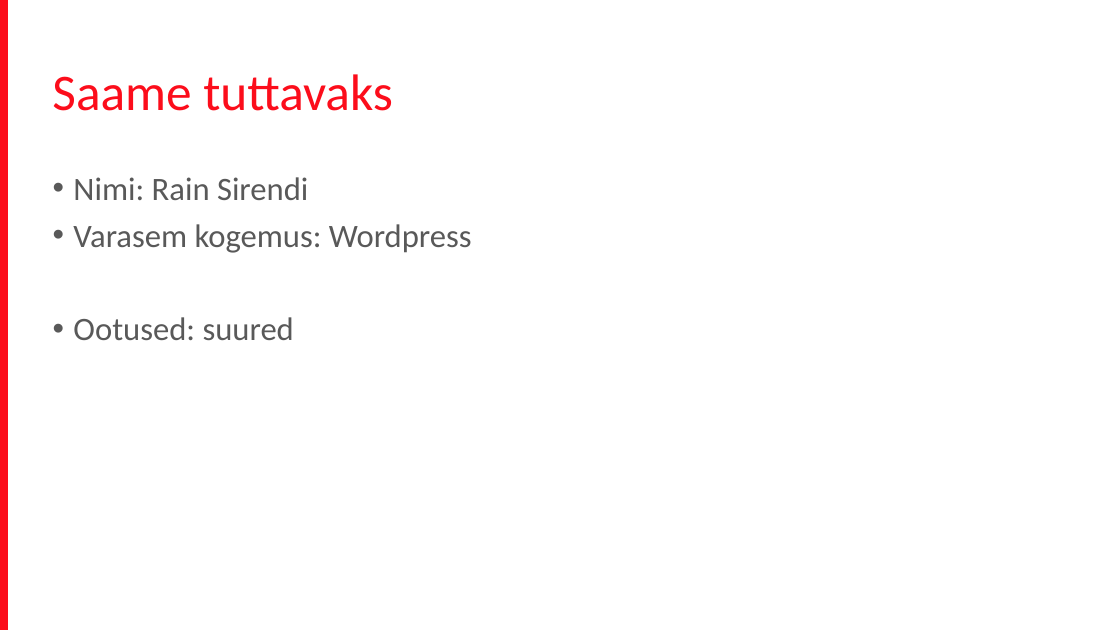
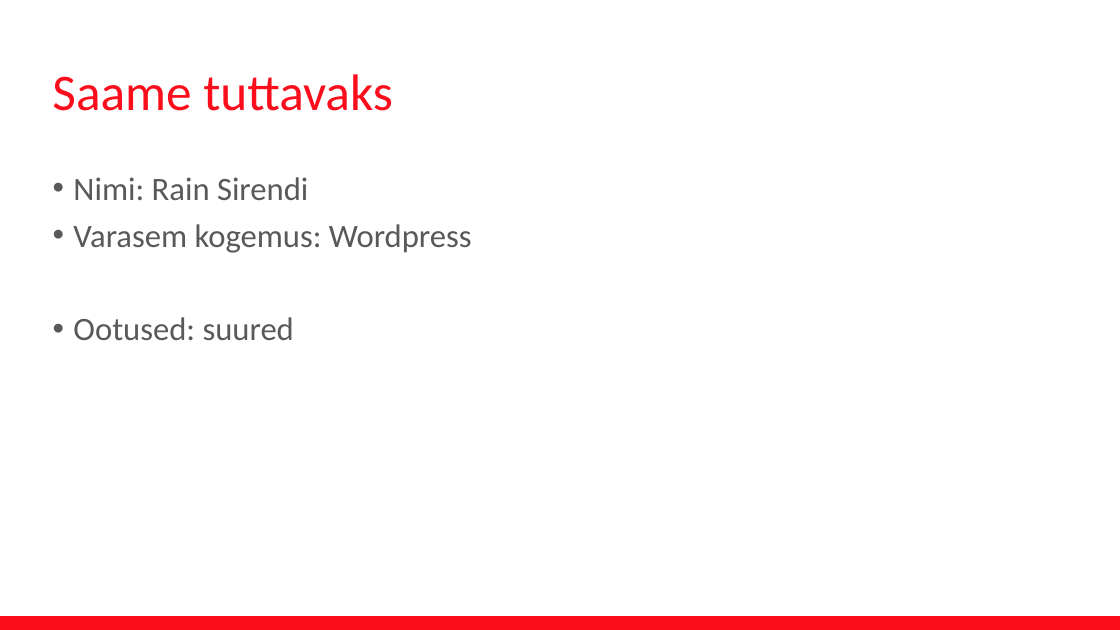
Before and after one commit to terjevolke/FrontEnd201704, a slide deck: slide 4 of Front_end_koolitus.pptx. Drawn at 1120x630 pixels with LibreOffice and Linux fonts; fonts in the diff are those of the drawing; background and template pictures are left out. Boxes give left, top, right and bottom in pixels: in the first picture for what was removed or moved away, otherwise in the second. Text is boxed around its words. In the diff, an @@ line names an element or a change of style, - is before the commit and + after.

```diff
--- a/Front_end_koolitus.pptx
+++ b/Front_end_koolitus.pptx
@@ rectangle removed at (x1=0, y1=0, x2=7, y2=630) @@
@@ rectangle added at (x1=0, y1=618, x2=1120, y2=630), fill #FC0D1B, outline #FC0D1B 2 pt @@
```
Also in this commit, not shown: 8 other slides changed.
